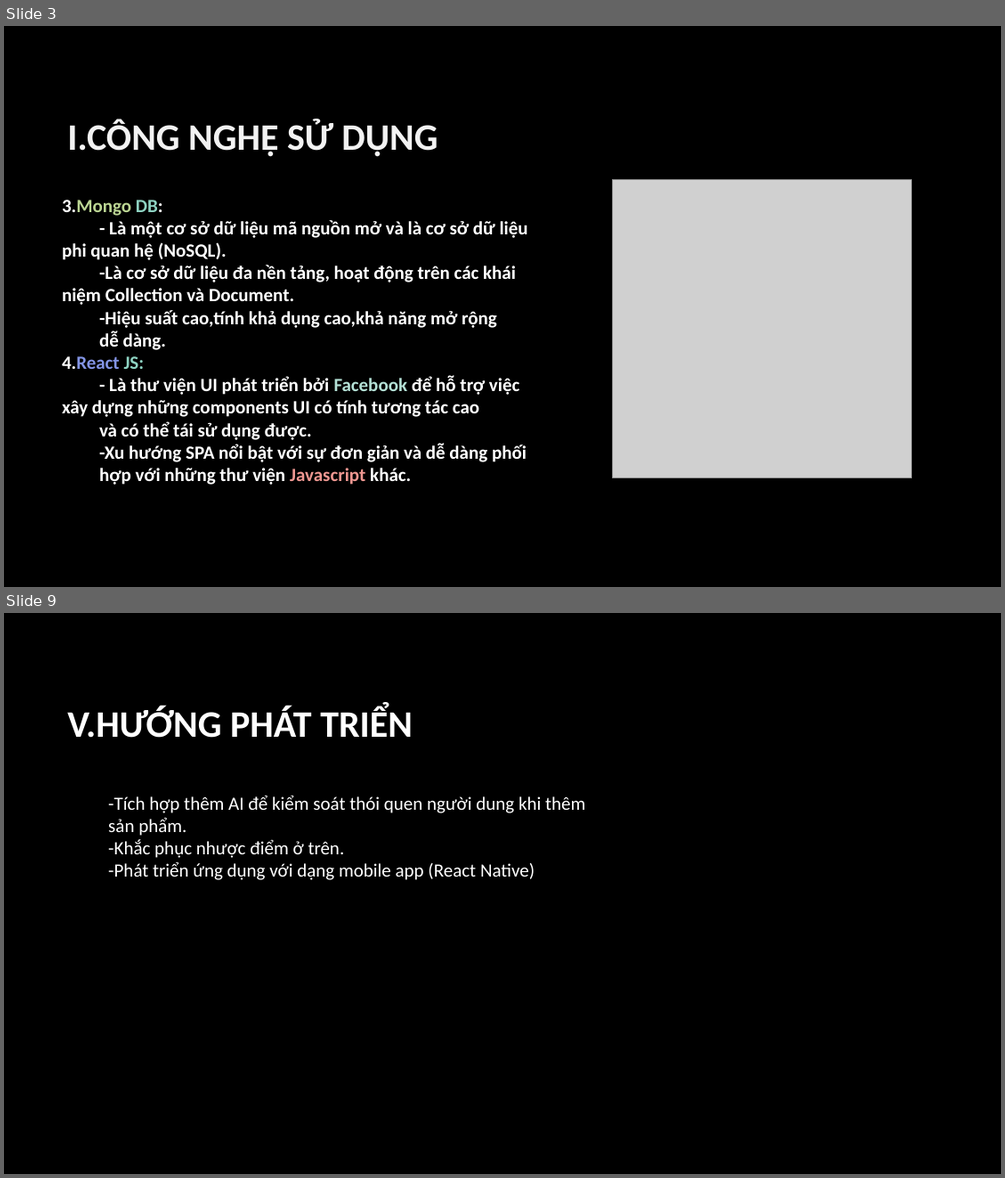
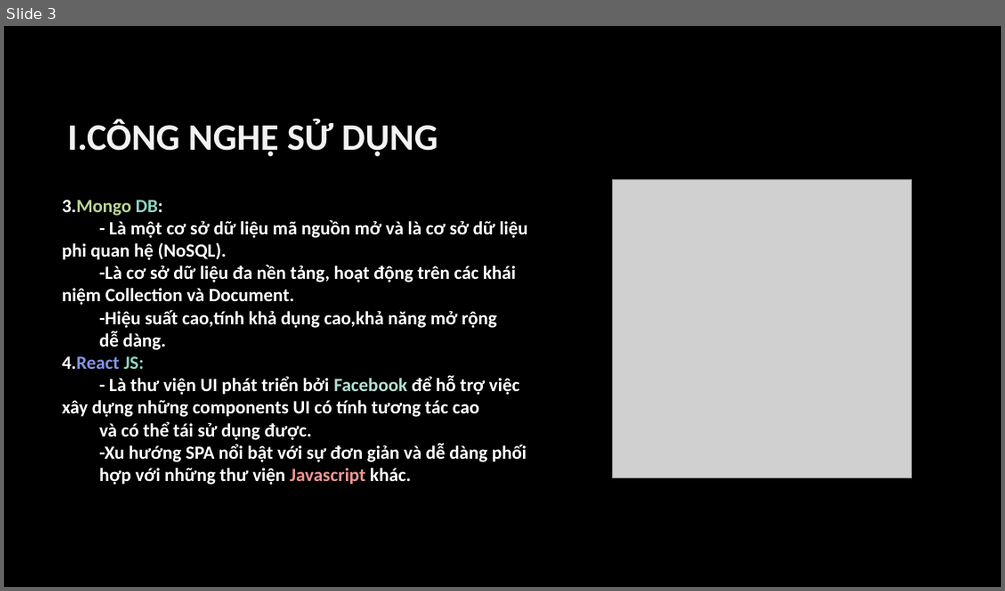
Before and after one commit to phamtoan021098/BaoCao-TieuLuanChuyenNganh, a slide deck: ĐỀ TÀI.pptx. Shown one above the other, each under a label of ours: slides 3 and 9 before the commit, slide 3 after it; the slides between them are not shown. The pictures are 1005x1178 and 1005x591 pixels, drawn with LibreOffice and Linux fonts; fonts in the diff are those of the drawing; grey boxes stand for pictures; background and template pictures are left out. Boxes give left, top, right and bottom in pixels: in the first picture for what was removed or moved away, otherwise in the second. Text is boxed around its words. In the diff, an @@ line names an element or a change of style, - is before the commit and + after.

```diff
--- a/ĐỀ TÀI.pptx
+++ b/ĐỀ TÀI.pptx
@@ slide 9 removed at <box>4,613,1001,1174</box>, background picture (left out) @@
@@ title removed at <box>67,706,413,738</box> @@
-V.HƯỚNG PHÁT TRIỂN
@@ text removed at <box>108,795,585,880</box> @@
--Tích hợp thêm AI để kiểm soát thói quen người dung khi thêm sản phẩm.
--Khắc phục nhược điểm ở trên.
--Phát triển ứng dụng với dạng mobile app (React Native)
```
Also in this commit, not shown: 5 slides changed, 1 slide added.
